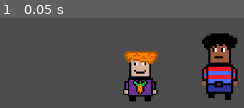
Above: before the commit, frame 1.
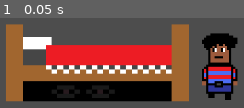
Above: after the commit, the same moment.

Repository: Azrex1/Godot-School_Project
Game: Godot game, scene res://world.tscn
Two runs of this game, one before a commit and one after it. Both use one fixed random seed, a clock stepped at 60 frames per second and the inputs below.
Inputs:
- Up to frame 1 (0.05 s): no input

The runs differ from the first frame. In frame 1, 48% of the frame differs, in the area x 2-78%, y 6-93%.

Commit message:
Added Bed

Diff:
--- a/world.tscn
+++ b/world.tscn
@@ -1,14 +1,15 @@
 [gd_scene load_steps=3 format=3 uid="uid://bpvodgr405at4"]
 
 [ext_resource type="PackedScene" uid="uid://3npv4omxpnj5" path="res://Main_Player.tscn" id="2_cmr4i"]
-[ext_resource type="Texture2D" uid="uid://dwynhx25eduqs" path="res://pixil-frame-0 (6).png" id="2_su4h4"]
+[ext_resource type="Texture2D" uid="uid://b54enn7vh1200" path="res://pixil-frame-0 (3).png" id="2_th2l7"]
 
 [node name="World" type="Node2D"]
 
-[node name="Pixil-frame-0(6)" type="Sprite2D" parent="."]
-position = Vector2(287, 409)
-scale = Vector2(2.40625, 2.25)
-texture = ExtResource("2_su4h4")
-
 [node name="Main_Player" parent="." instance=ExtResource("2_cmr4i")]
 position = Vector2(402, 395)
+
+[node name="Pixil-frame-0(3)" type="Sprite2D" parent="."]
+z_index = -1
+position = Vector2(224, 352)
+scale = Vector2(8.25, 5.84375)
+texture = ExtResource("2_th2l7")
Binary file added: pixil-frame-0 (3).png
Not shown, added: pixil-frame-0 (3).png.import
